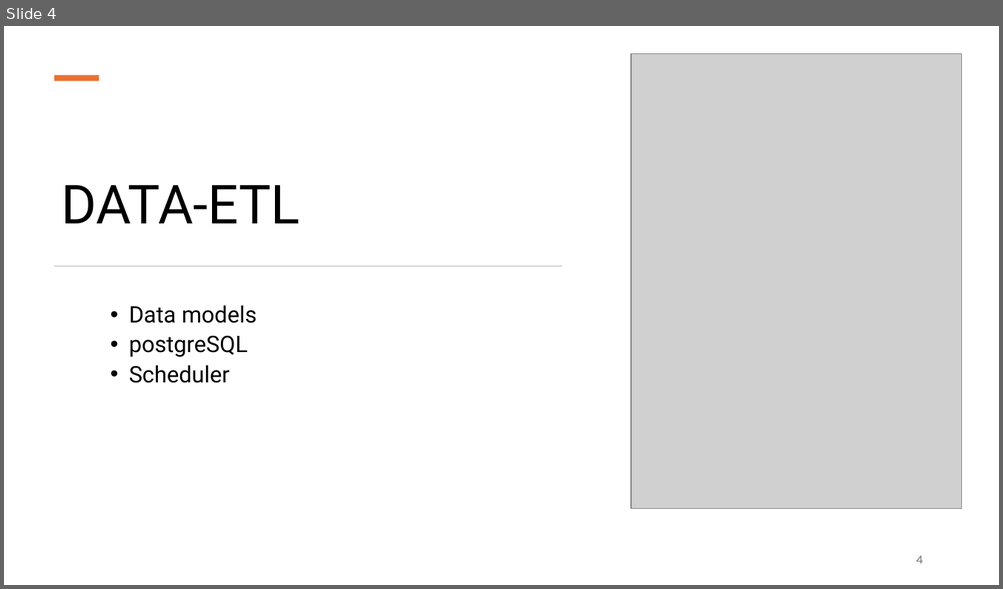
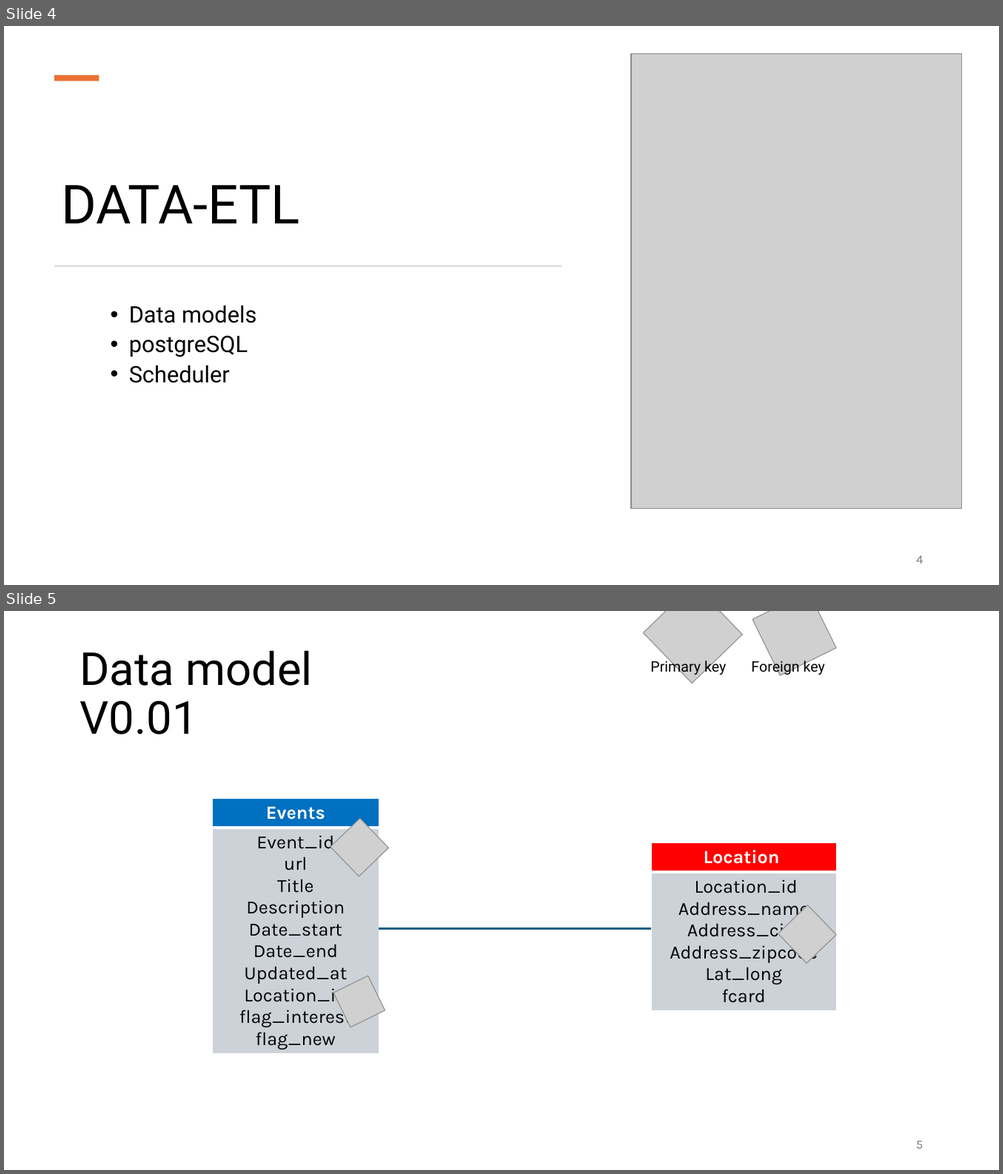
Before and after one commit to Mich-Blaz/Expo-App-MiCa, a slide deck: MiCa-expo-app.pptx. Shown one above the other, each under a label of ours: slide 4 before the commit, slides 4 and 5 after it. The pictures are 1003x589 and 1003x1174 pixels, drawn with LibreOffice and Linux fonts; fonts in the diff are those of the drawing; grey boxes stand for pictures. Boxes give left, top, right and bottom in pixels: in the first picture for what was removed or moved away, otherwise in the second. Text is boxed around its words. In the diff, an @@ line names an element or a change of style, - is before the commit and + after.

```diff
--- a/MiCa-expo-app.pptx
+++ b/MiCa-expo-app.pptx
@@ slide 5 added at box(4, 611, 999, 1170), background #FFFFFF @@
@@ picture added at box(643, 611, 743, 683) @@
@@ picture added at box(752, 611, 836, 675) @@
@@ title added at box(79, 650, 312, 735), 44 pt, text #000000 @@
+Data model
+V0.01
@@ text added at box(650, 658, 825, 676), 14 pt, text #000000 @@
+Primary key Foreign key
@@ table added at box(212, 798, 378, 1059), 2 rows, 1 columns @@
+Events
+Event_id / url / Title / Description / Date_start / Date_end / Updated_at / Location_id / flag_interest / flag_new
@@ picture added at box(330, 819, 389, 877) @@
@@ table added at box(651, 843, 836, 1014), 2 rows, 1 columns @@
+Location
+Location_id / Address_name / Address_city / Address_zipcode / Lat_long / fcard
@@ picture added at box(778, 906, 836, 963) @@
@@ line added from (651, 929) to (378, 929), #156082 1.5 pt @@
@@ picture added at box(333, 976, 385, 1028) @@
@@ page number added at box(916, 1141, 922, 1149), 12 pt, text #797979 @@
+5
```
Also in this commit, not shown: 1 slide changed, 1 other slide added, 2 other files.
